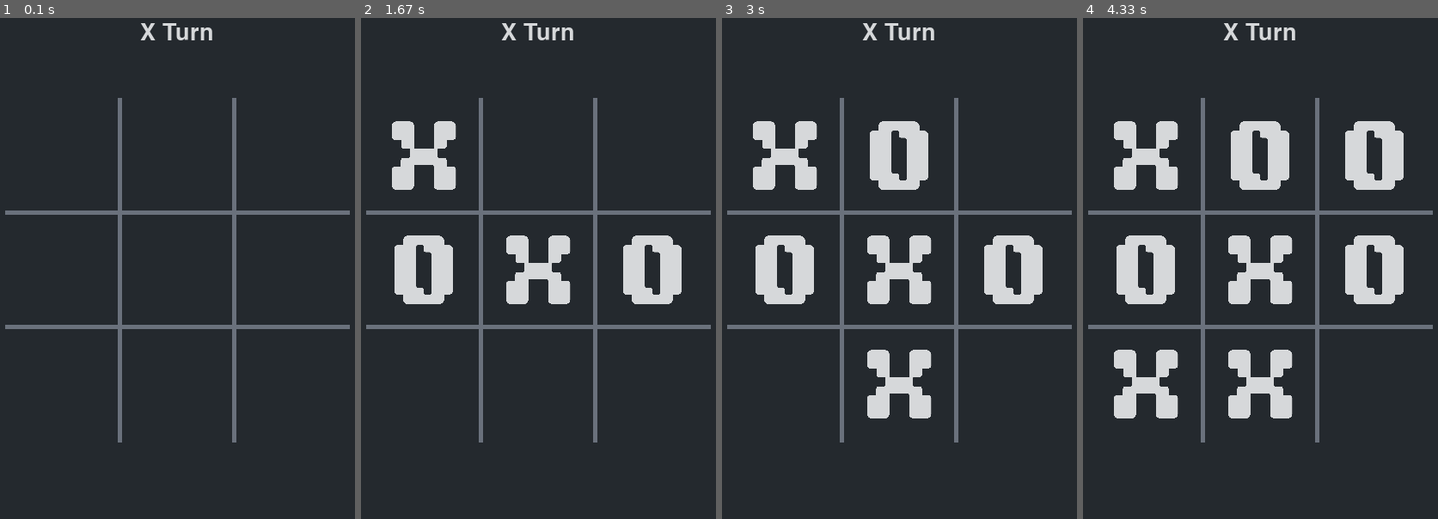
Above: before the commit, frames 1-4 (left to right).
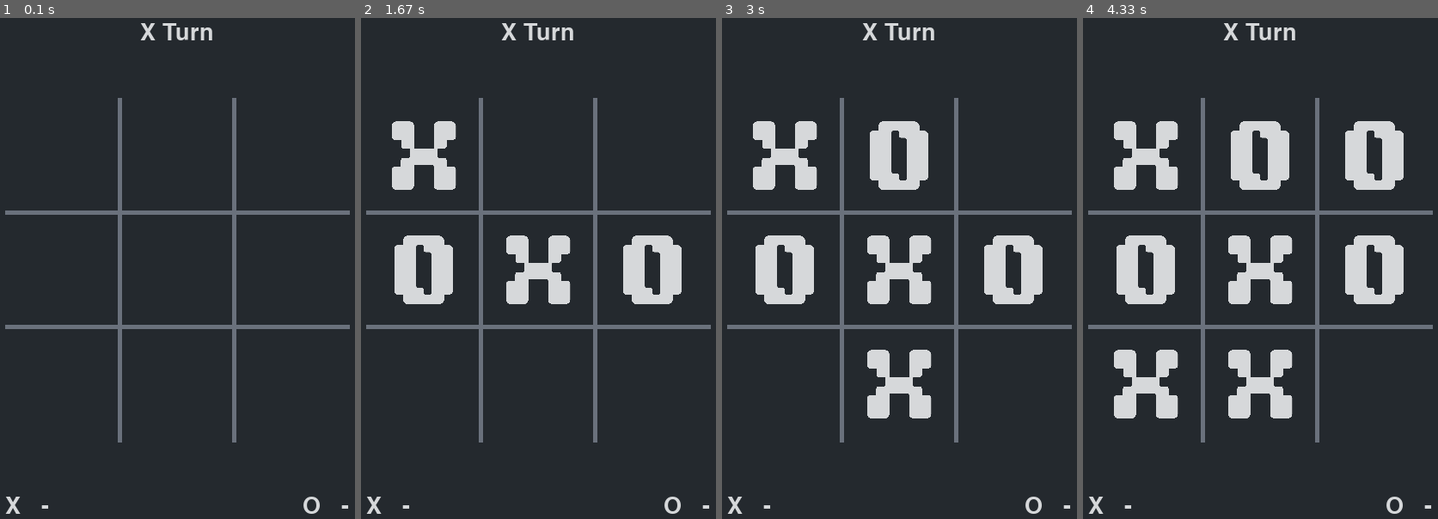
Above: after the commit, the same moments.

Repository: cwrlcarl/pygame-mini-games
Game: pygame game, started from tic-tac-toe/src/main.py
Same seed, same stepped clock (60 frames per second), same inputs: the game is played once before the commit and once after it.
Inputs (mouse positions are in pixels of both pictures, inside the frame that each line leads up to):
- Up to frame 1 (0.1 s): no input
- Up to frame 2 (1.67 s): click (538, 268) at 0.38 s; click (414, 273) at 0.72 s; click (378, 178) at 1.05 s; click (598, 323) at 1.38 s
- Up to frame 3 (3 s): click (874, 423) at 2.22 s; click (881, 168) at 2.55 s
- Up to frame 4 (4.33 s): click (1093, 328) at 3.88 s; click (1370, 163) at 4.22 s

The runs differ from the first frame. In frame 1, 0.2% of the frame differs, in the area x 1-99%, y 95-99%; in frame 2, 0.2%; in frame 3, 0.2%; in frame 4, 0.2%.

Commit message:
Display score on screen

Diff:
--- a/tic-tac-toe/src/game.py
+++ b/tic-tac-toe/src/game.py
@@ -63,6 +63,17 @@
                     (MARGIN + CELL_SIZE // 2, GRID_TOP + PANEL_SIZE - CELL_SIZE // 2),
                     LINE_WIDTH)
 
+    def render_score_texts(self):
+        x_display = '-' if self.x_score == 0 else self.x_score
+        x_score_text = TEXT_FONT.render(f'X   {x_display}', True, TEXT_COLOR)
+        x_score_rect = x_score_text.get_rect(midleft=(MARGIN, SCREEN_HEIGHT - (GRID_TOP // 2)))
+        self.screen.blit(x_score_text, x_score_rect)
+
+        o_display = '-' if self.o_score == 0 else self.o_score
+        o_score_text = TEXT_FONT.render(f'O   {o_display}', True, TEXT_COLOR)
+        o_score_rect = o_score_text.get_rect(midright=(MARGIN + PANEL_SIZE, SCREEN_HEIGHT - (GRID_TOP // 2)))
+        self.screen.blit(o_score_text, o_score_rect)
+
     def render_turn_text(self):
         if self.winner:
             turn_text = TEXT_FONT.render(f'{self.winner.upper()} Won', True, TEXT_COLOR)
@@ -80,6 +91,7 @@
         self.draw_XO()
         self.draw_winner()
         self.render_turn_text()
+        self.render_score_texts()
         pygame.display.update()
 
     def events(self):
